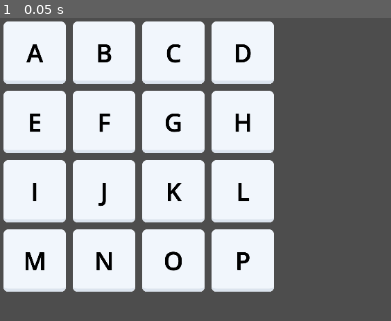
Above: before the commit, frame 1.
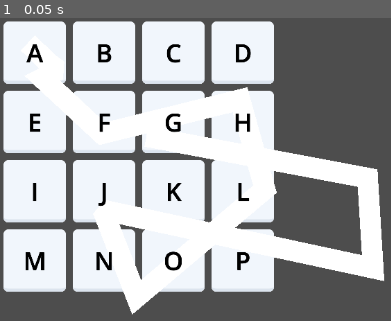
Above: after the commit, the same moment.

Repository: MarcoRizz/quadrati
Game: Godot game, scene res://main.tscn
Same seed, same stepped clock (60 frames per second), same inputs: the game is played once before the commit and once after it.
Inputs:
- Up to frame 1 (0.05 s): no input

The runs differ from the first frame. In frame 1, 8.8% of the frame differs, in the area x 7-99%, y 20-99%.

Commit message:
aggiunti z_index

Diff:
--- a/grid.gd
+++ b/grid.gd
@@ -26,8 +26,8 @@
 	#serve un controllo sulla corretta costruzione del file json_as_dict
 
 	#posiziono le tile
-	for x in range(grid_size):
-		for y in range(grid_size):
+	for y in range(grid_size):
+		for x in range(grid_size):
 			var tile = node_tile.instantiate()
 			add_child(tile)
 			#ridimensiono in un tile_size x tile_size e posiziono
--- a/grid.tscn
+++ b/grid.tscn
@@ -5,4 +5,9 @@
 [node name="Grid" type="Node2D"]
 script = ExtResource("1_bmk3s")
 
+[node name="Line2D" type="Line2D" parent="."]
+z_index = 1
+points = PackedVector2Array(40, 36, 58, 53, 70, 65, 84, 75, 61, 87, 147, 167, 346, 118, 382, 247, 197, 403, 148, 277, 538, 361, 530, 231, 211, 171)
+width = 30.0
+
 [node name="Node2D" type="Node2D" parent="."]
--- a/tile.tscn
+++ b/tile.tscn
@@ -25,6 +25,7 @@
 script = SubResource("GDScript_u8at7")
 
 [node name="Label" type="Label" parent="."]
+z_index = 2
 offset_right = 250.0
 offset_bottom = 250.0
 theme_override_colors/font_color = Color(0, 0, 0, 1)
